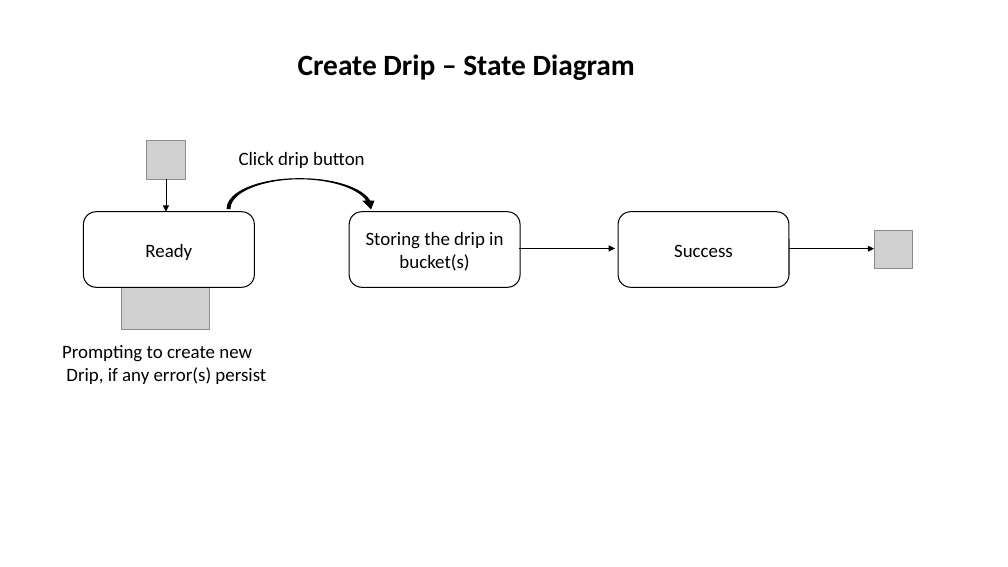
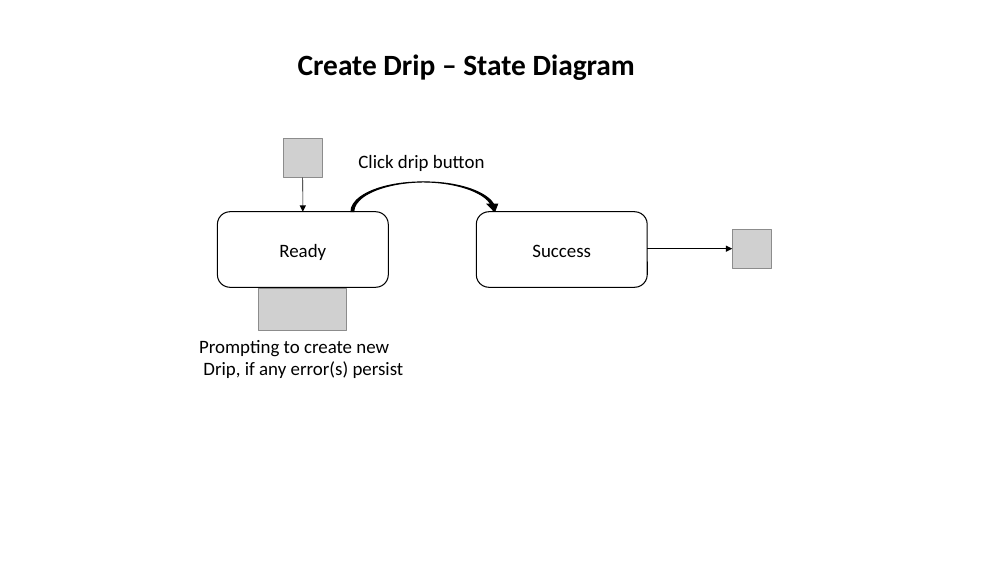
Before and after one commit to CS506/fall2016-group1, a slide deck: slide 1 of docs/sprint2/archives/create-drip-state-diagram.pptx. Drawn at 1008x567 pixels with LibreOffice and Linux fonts; fonts in the diff are those of the drawing; grey boxes stand for pictures. Boxes give left, top, right and bottom in pixels: in the first picture for what was removed or moved away, otherwise in the second. Text is boxed around its words. In the diff, an @@ line names an element or a change of style, - is before the commit and + after.

```diff
--- a/docs/sprint2/archives/create-drip-state-diagram.pptx
+++ b/docs/sprint2/archives/create-drip-state-diagram.pptx
@@ text "Click drip button": place and size @@
-text "Click drip button" at [239,152,365,168]
+text "Click drip button" at [358,155,485,171]
@@ 2 pictures, 1 rounded rectangle, 1 arrow: place and size @@
-2 pictures, 1 rounded rectangle, 1 arrow at [83,141,254,329]
+2 pictures, 1 rounded rectangle, 1 arrow at [218,139,389,330]
@@ curved down arrow: place and size @@
-curved down arrow at [227,178,376,208]
+curved down arrow at [351,182,500,212]
@@ rounded rectangle removed at [349,212,520,287] @@
-Storing the drip in bucket(s)
@@ rounded rectangle "Success": place and size @@
-rounded rectangle "Success" at [619,212,789,287]
+rounded rectangle "Success" at [476,212,647,287]
@@ picture: place and size @@
-picture at [874,230,913,268]
+picture at [733,229,771,268]
@@ arrow removed from (520, 249) to (615, 249) @@
@@ arrow moved from (789, 249) - (874, 249) to (647, 249) - (733, 249) @@
@@ text "Prompting to create new": place and size @@
-text "Prompting to create new" at [62,345,266,384]
+text "Prompting to create new" at [199,340,404,378]
```
Also in this commit, not shown: 1 other file.
